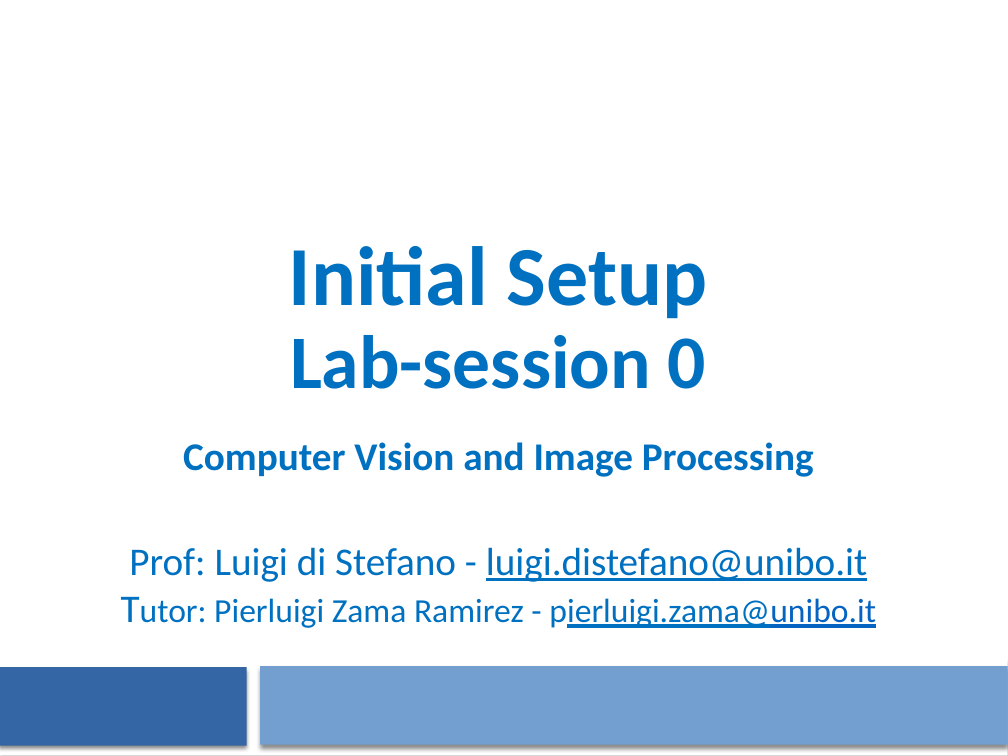
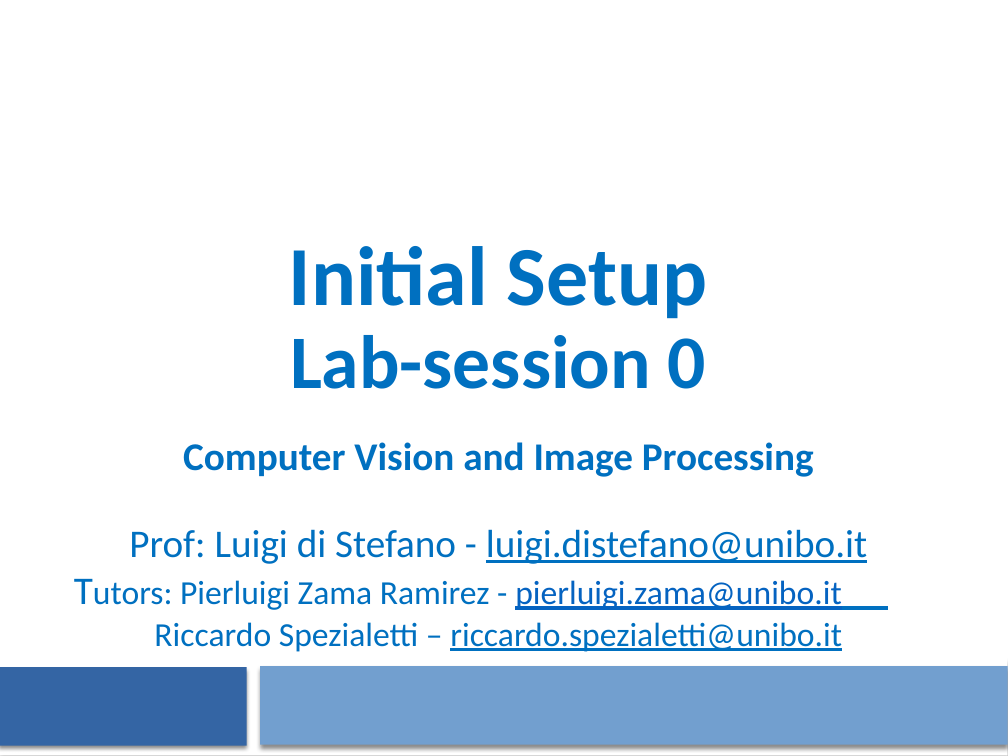
Before and after one commit to CVLAB-Unibo/ComputerVisionImageProcessing-LabSessions, a slide deck: slide 1 of LabSession0 - Initial Setup.pptx. Drawn at 1008x756 pixels with LibreOffice and Linux fonts; fonts in the diff are those of the drawing; background and template pictures are left out. Boxes give left, top, right and bottom in pixels: in the first picture for what was removed or moved away, otherwise in the second. Text is boxed around its words. In the diff, an @@ line names an element or a change of style, - is before the commit and + after.

```diff
--- a/LabSession0 - Initial Setup.pptx
+++ b/LabSession0 - Initial Setup.pptx
@@ subtitle at <box>129,529,867,652</box>: text changed @@
-Prof: Luigi di Stefano - luigi.distefano@unibo.it
-Tutor: Pierluigi Zama Ramirez - pierluigi.zama@unibo.it
+Prof: Luigi di Stefano - luigi.distefano@unibo.it
+Tutors: Pierluigi Zama Ramirez - pierluigi.zama@unibo.it Riccardo Spezialetti – riccardo.spezialetti@unibo.it
```
Also in this commit, not shown: 4 other slides changed, 4 other files.
